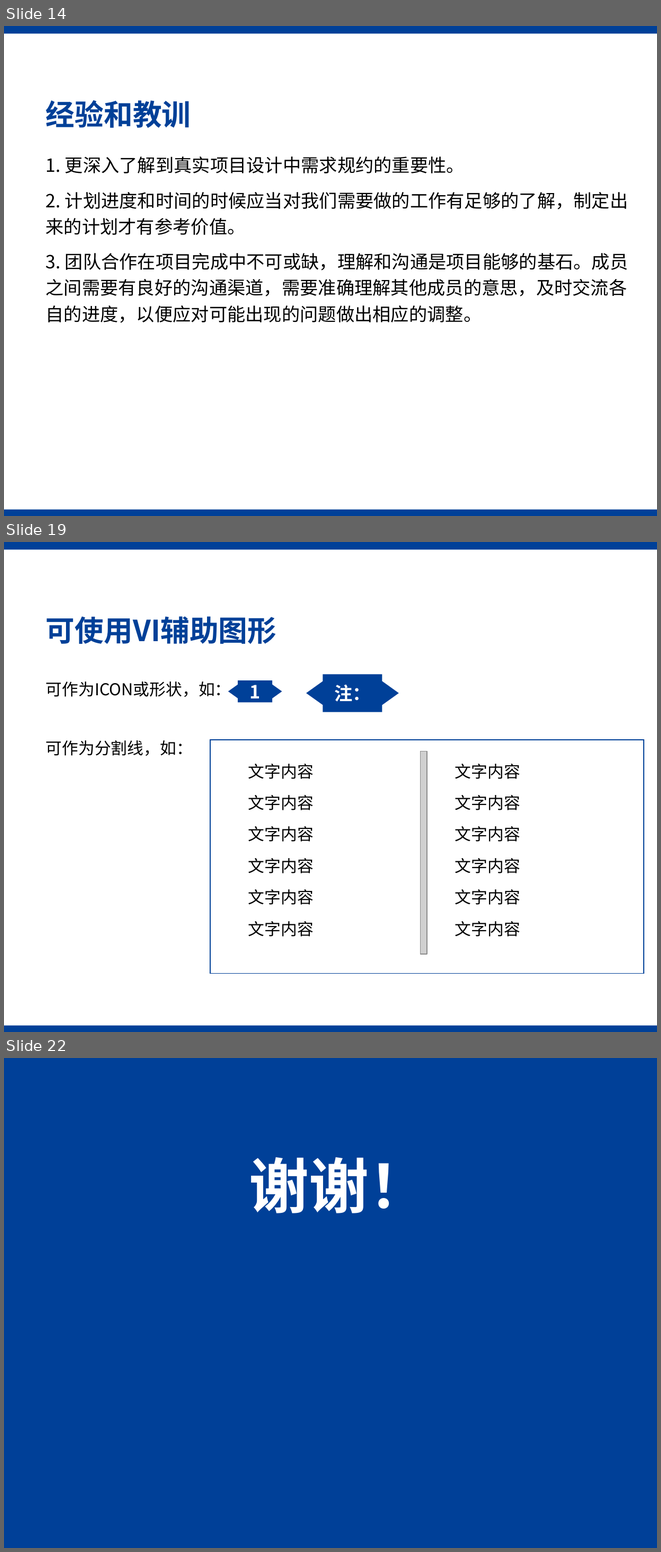
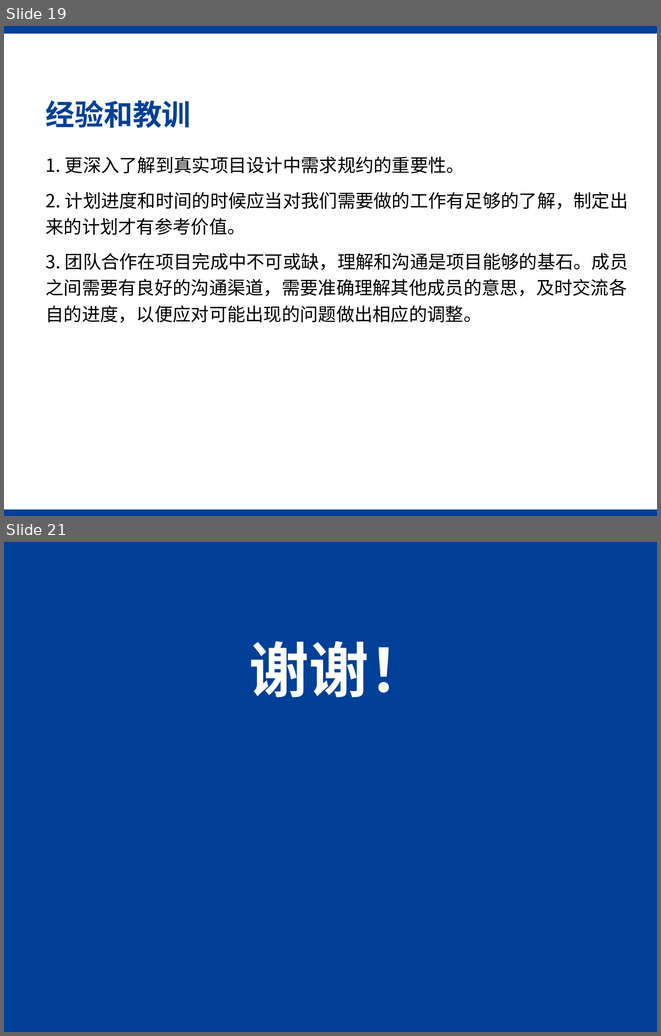
Before and after one commit to SJTU-SEP-21/SEP-21, a slide deck: UIPrototype/答辩ppt究极基础版本.pptx. Shown one above the other, each under a label of ours: slides 14, 19 and 22 before the commit, slides 19 and 21 after it; the slides between them are not shown. The pictures are 661x1552 and 661x1036 pixels, drawn with LibreOffice and Linux fonts; fonts in the diff are those of the drawing; grey boxes stand for pictures; background and template pictures are left out. Boxes give left, top, right and bottom in pixels: in the first picture for what was removed or moved away, otherwise in the second. Text is boxed around its words. In the diff, an @@ line names an element or a change of style, - is before the commit and + after.

```diff
--- a/UIPrototype/答辩ppt究极基础版本.pptx
+++ b/UIPrototype/答辩ppt究极基础版本.pptx
@@ slide 19 removed at box(4, 542, 657, 1032), background #FFFFFF; not listed: 2 template elements that a slide beside it also shows @@
@@ title removed at box(46, 616, 277, 644) @@
-可使用VI辅助图形
@@ text removed at box(46, 681, 231, 697) @@
-可作为ICON或形状，如：
@@ freeform shape removed at box(228, 680, 282, 703) @@
-1
@@ freeform shape removed at box(306, 674, 399, 712) @@
-注：
@@ text removed at box(46, 740, 193, 756) @@
-可作为分割线，如：
@@ rectangle removed at box(210, 740, 644, 973) @@
@@ text removed at box(248, 764, 314, 779) @@
-文字内容
@@ picture removed at box(420, 751, 427, 954) @@
@@ text removed at box(455, 764, 520, 779) @@
-文字内容
@@ text removed at box(248, 795, 314, 810) @@
-文字内容
@@ text removed at box(455, 795, 520, 810) @@
-文字内容
@@ text removed at box(248, 826, 314, 841) @@
-文字内容
@@ text removed at box(455, 826, 520, 841) @@
-文字内容
@@ text removed at box(248, 858, 314, 873) @@
-文字内容
@@ text removed at box(455, 858, 520, 873) @@
-文字内容
@@ text removed at box(248, 889, 314, 905) @@
-文字内容
@@ text removed at box(455, 889, 520, 905) @@
-文字内容
@@ text removed at box(248, 921, 314, 936) @@
-文字内容
@@ text removed at box(455, 921, 520, 936) @@
-文字内容
@@ what was slide 14 is now slide 19 @@
@@ what was slide 22 is now slide 21 @@
```
Also in this commit, not shown: 7 slides changed, 4 slides added, 4 other slides removed.
